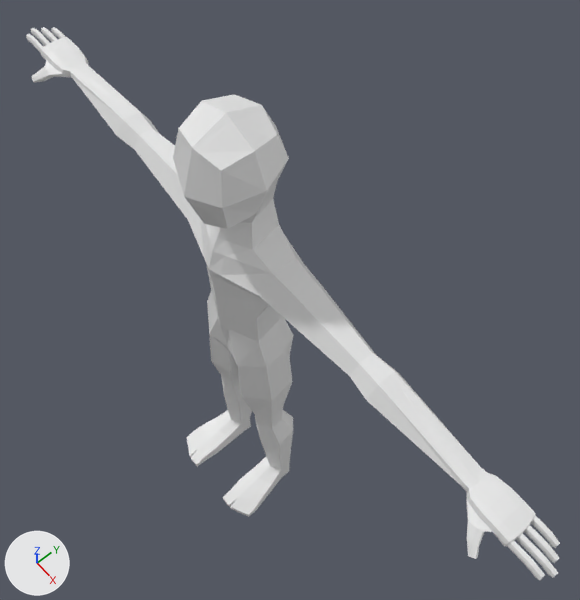
One commit to the Blender file LowPolyChar.blend: the scene before it, then after it.
Both versions are drawn from a 50 mm lens placed at (13.1, -8.6, 18.3), pointed at (0.2, 2.1, -10.5). The lights are fixed; the arrows at lower left show +X, +Y and +Z. The older version comes first.
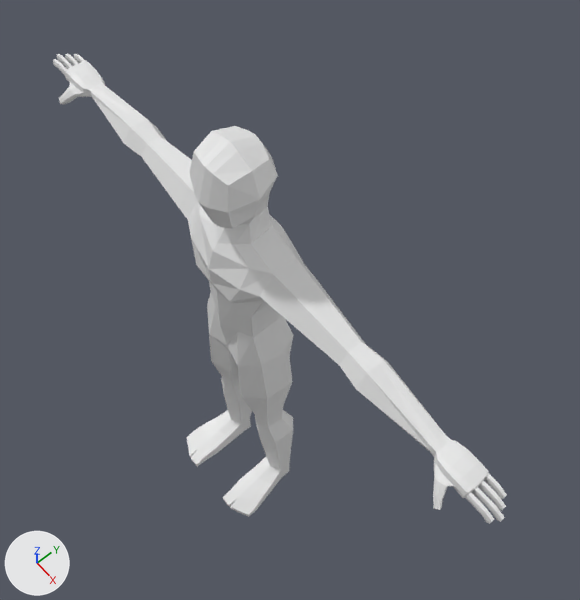
The change, as JSON lines over the scene's bpy script:
```json
{"block": "me_cube", "where": "# used by ob_cube; location = (0.0, 0.0, 0.0); rotation_euler = (0.0, 0.0, 3.142), in degrees (0, 0, 180)"}
{"op": "remove", "block": "me_cube", "code": "me_cube.from_pydata(...)  # 361 vertices, 347 faces; spans x -14.3..0.0, y -1.7..3.4, z -24.7..1.7"}
{"op": "add", "block": "me_cube", "code": "me_cube.from_pydata(...)  # 361 vertices, 347 faces; spans x -12.3..0.0, y -1.6..3.4, z -24.7..0.5"}
{"block": "me_cube", "change": "me_cube part 1: 277 of 361 vertices moved; they spanned x -14.3..0.0, y -1.7..1.8, z -19.1..1.7 and now span x -12.3..0.0, y -1.6..1.3, z -19.0..0.5; mean shift (1.2, 0.0, -0.1); largest move (-14.3, 0.0, -5.2) -> (-12.3, -0.1, -5.2)"}
```

What differs and where, as boxes [x1, y1, x2, y2] in the pictures (580 x 600 px):
```json
{"object": "Cube", "change": "reshaped", "before": [26, 27, 560, 580], "after": [53, 54, 507, 524], "on screen": "15% narrower, 15% shorter"}
```
